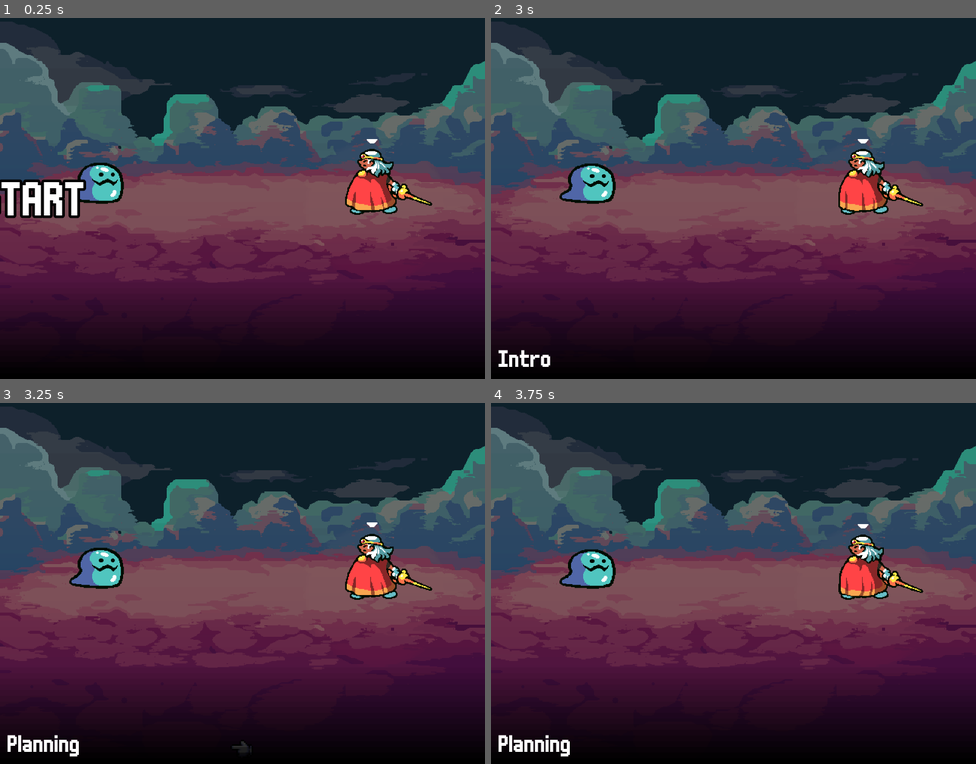
Above: before the commit, frames 1-4 (two rows, left to right).
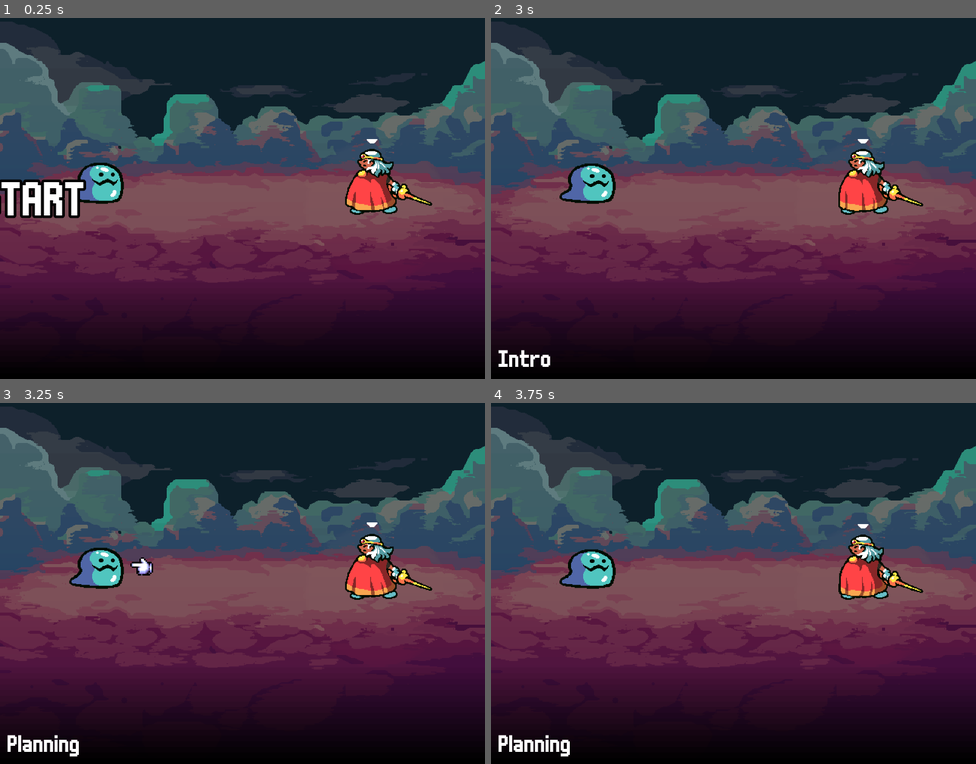
Above: after the commit, the same moments.

Repository: DevonOrxi/the-return
Game: Godot game, scene res://Core/Source/Scene/Encounter.tscn
Same seed, same stepped clock (60 frames per second), same inputs: the game is played once before the commit and once after it.
Inputs:
- Up to frame 1 (0.25 s): no input
- Up to frame 2 (3 s): tap Enter (ui_accept) at 0.5, 0.77, 1.52 s; hold Right (ui_right) 0.53-1.28 s; hold Down (ui_down) 1.28-2.03 s; hold Right (ui_right) 2.03-2.78 s; hold Up (ui_up) from 2.78 s (still down)
- Up to frame 3 (3.25 s): keep holding Up (ui_up); tap Enter (ui_accept) at 3.02 s
- Up to frame 4 (3.75 s): release Up (ui_up) at 3.53 s; hold Left (ui_left) from 3.53 s (still down)

Frames 1-2 are identical in both runs. In frame 3, 0.2% of the frame differs, in the area x 26-52%, y 42-97%; in frame 4, nothing differs.

Commit message:
Target fix

Diff:
--- a/Game/Source/Script/Battle/UI/Panel/SelectTargetPanel.gd
+++ b/Game/Source/Script/Battle/UI/Panel/SelectTargetPanel.gd
@@ -17,7 +17,8 @@
 
 	for e in p_elements:
 		var child = Targetable.instantiate()
-		var position = e.get_cursor_anchor() + e.global_position
+		var position = e.global_position
+		var anchor = e.get_cursor_anchor()
 		child.name = e.get_battler_name()
-		child.set_global_position(position)
+		child.set_global_position(anchor)
 		elements.add_child(child)
